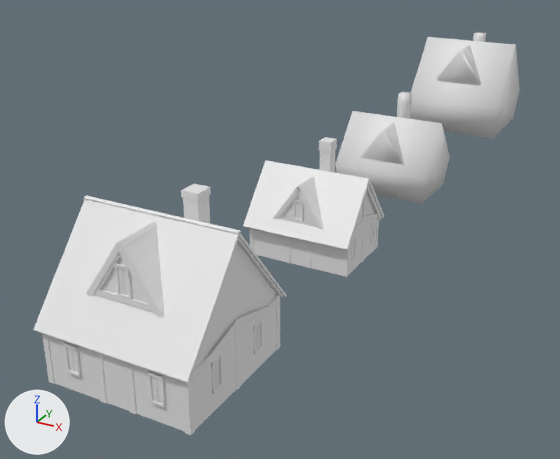
Before and after pictures for a commit that changed the Blender file Models/Blend/Houses.blend.
Both versions are drawn from a 50 mm camera at (20.5, -55.5, 21.7) aimed at (-4.6, -9.7, -1.2). Lighting does not change. The marker at lower left points along +X, +Y and +Z.

The first picture shows 'Part50.000', 'Part50.002', 'Part50.003', 'Part50.004', 'Wedge2', 'Wedge2.001', 'Wedge2.002'.
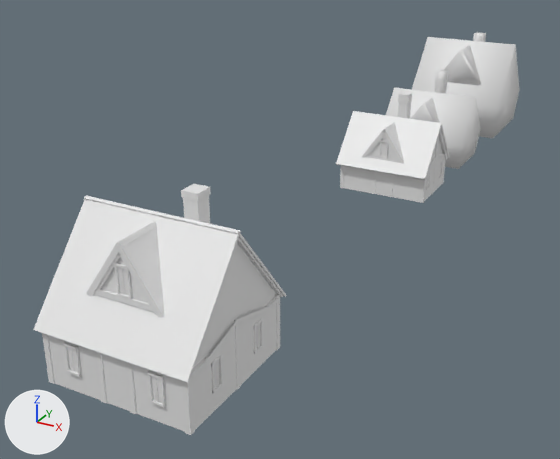
Changed parts and their boxes (x1, y1, x2, y2) in the pictures (560 x 459 px):
'Part50.003', moved
    before: (243, 137, 384, 277)
    after: (336, 92, 450, 203)
'Part50.002', moved
    before: (335, 111, 450, 204)
    after: (386, 87, 481, 169)
'Part50.004', moved
    before: (360, 123, 404, 165)
    after: (410, 97, 439, 123)
'Part50.000', moved
    before: (397, 91, 412, 119)
    after: (434, 70, 448, 94)

The change, as a list of edits to the scene's bpy script:
```text
Change ob_part50_004:
    ob_part50_004.location: (0.33, 0.23, 3.22) -> (0.33, 9.31, 3.22)
Change ob_part50_002:
    ob_part50_002.location: (0.33, 0.21, 3.22) -> (0.33, 9.29, 3.22)
Change ob_part50_000:
    ob_part50_000.location: (0.29, 1.56, 5.24) -> (0.29, 10.64, 5.24)
Change ob_part50_003:
    ob_part50_003.location: (-0.81, -13.97, 2.21) -> (-0.81, 0.0, 2.21)
```
